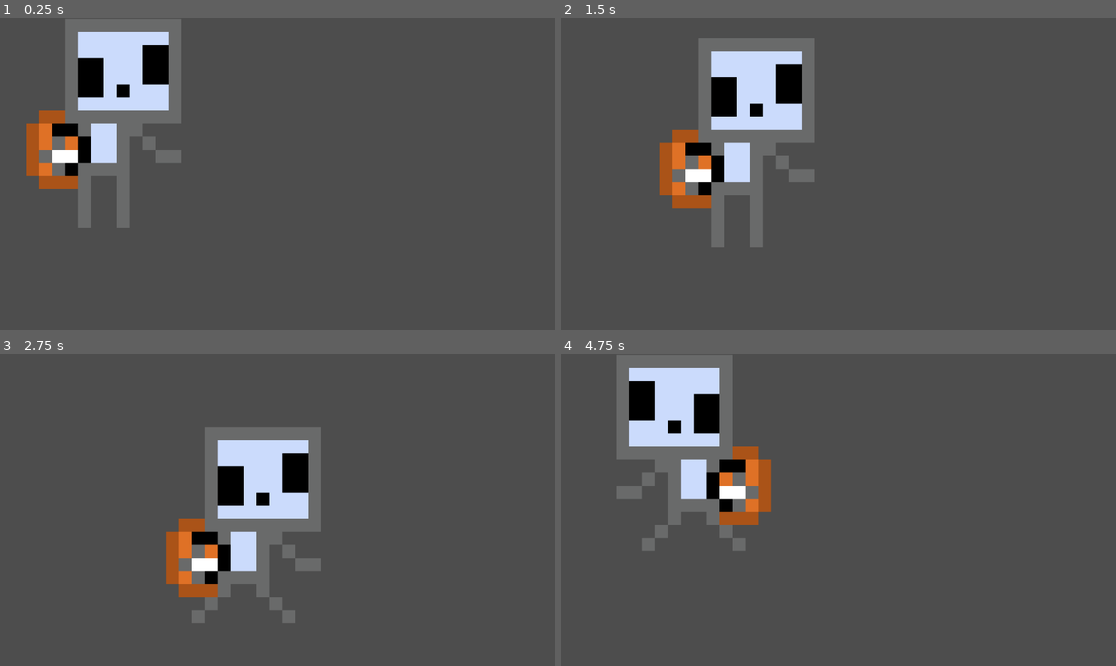
Above: before the commit, frames 1-4 (two rows, left to right).
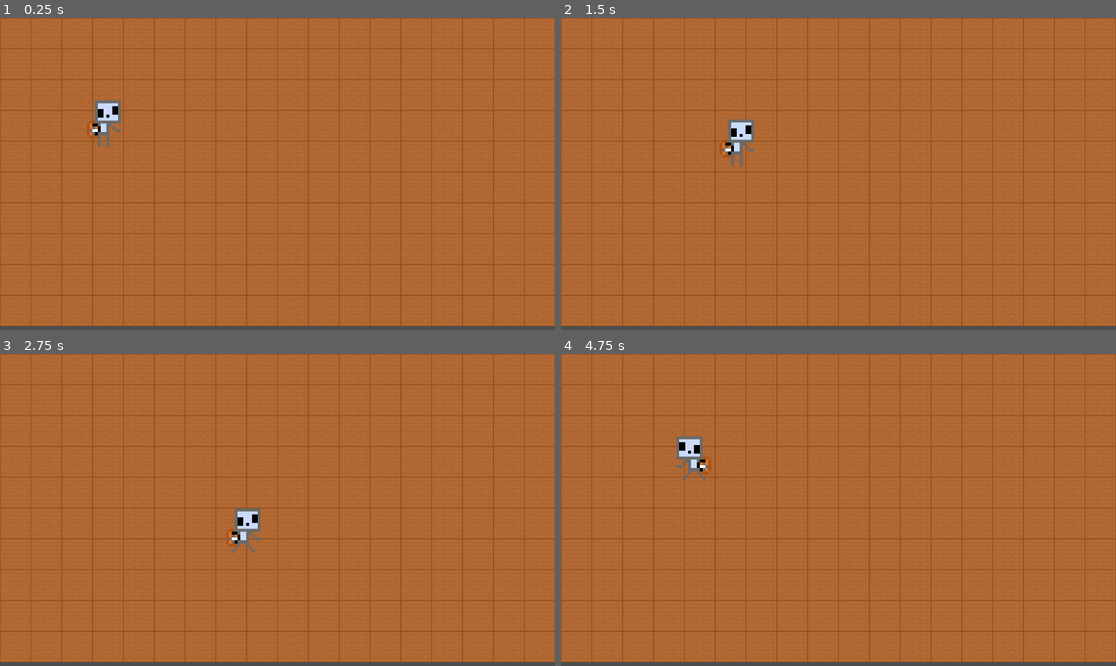
Above: after the commit, the same moments.

Repository: Micoto12/GGJ26
Game: Godot game, scene res://map.tscn
The game is run twice, just before and just after one commit, with the same random seed, the same clock (stepped at 60 frames per second) and the same inputs. Before the commit the project starts from res://node_2d.tscn.
Inputs:
- Up to frame 1 (0.25 s): no input
- Up to frame 2 (1.5 s): tap Enter at 0.5 s; hold D 0.53-1.28 s; hold S from 1.28 s (still down)
- Up to frame 3 (2.75 s): release S at 2.03 s; hold D from 2.03 s (still down)
- Up to frame 4 (4.75 s): release D at 2.78 s; hold W 2.78-3.53 s; hold A from 3.53 s (still down)

The runs differ from the first frame. In frame 1, 98% of the frame differs, in the area x 0-100%, y 0-99%; in frame 2, 98%; in frame 3, 98%; in frame 4, 98%.

Commit message:
character_amd_map_prototype

Diff:
--- a/Character.tscn
+++ b/Character.tscn
@@ -1,7 +1,10 @@
-[gd_scene load_steps=8 format=3 uid="uid://dcbqwjvagopsx"]
+[gd_scene load_steps=8 format=3 uid="uid://dxwnbayduyht2"]
 
 [ext_resource type="Script" path="res://character_body_2d.gd" id="1_88lwa"]
 [ext_resource type="Texture2D" uid="uid://cn7hyiwl7lud4" path="res://assets/player.png" id="2_2dobs"]
+
+[sub_resource type="RectangleShape2D" id="RectangleShape2D_u483r"]
+size = Vector2(102, 143.121)
 
 [sub_resource type="AtlasTexture" id="AtlasTexture_vft1h"]
 atlas = ExtResource("2_2dobs")
@@ -37,23 +40,20 @@
 "speed": 12.0
 }]
 
-[sub_resource type="RectangleShape2D" id="RectangleShape2D_u483r"]
-size = Vector2(104, 144.857)
-
 [node name="Character" type="Node2D"]
 
 [node name="CharacterBody2D" type="CharacterBody2D" parent="."]
 position = Vector2(30, 42)
 script = ExtResource("1_88lwa")
 
+[node name="CollisionShape2D" type="CollisionShape2D" parent="CharacterBody2D"]
+position = Vector2(185.7, 177.411)
+scale = Vector2(0.7, 0.679)
+shape = SubResource("RectangleShape2D_u483r")
+
 [node name="AnimatedSprite2D" type="AnimatedSprite2D" parent="CharacterBody2D"]
 texture_filter = 1
 position = Vector2(185.5, 177.215)
-scale = Vector2(26.8125, 27.1519)
+scale = Vector2(6, 6.076)
 sprite_frames = SubResource("SpriteFrames_ev7u7")
 animation = &"idle"
-
-[node name="CollisionShape2D" type="CollisionShape2D" parent="CharacterBody2D"]
-position = Vector2(185.5, 175.492)
-scale = Vector2(3.1087, 3.01688)
-shape = SubResource("RectangleShape2D_u483r")
--- a/map.tscn
+++ b/map.tscn
@@ -1,6 +1,7 @@
-[gd_scene load_steps=4 format=4 uid="uid://cgo4m8bl3tifa"]
+[gd_scene load_steps=5 format=4 uid="uid://cgo4m8bl3tifa"]
 
 [ext_resource type="Texture2D" uid="uid://vp3vh4qkqql3" path="res://wood_tile.png" id="1_466u3"]
+[ext_resource type="PackedScene" uid="uid://dxwnbayduyht2" path="res://Character.tscn" id="2_fbtar"]
 
 [sub_resource type="TileSetAtlasSource" id="TileSetAtlasSource_o1lpb"]
 texture = ExtResource("1_466u3")
@@ -16,3 +17,5 @@
 [node name="TileMapLayer" type="TileMapLayer" parent="."]
 tile_map_data = PackedByteArray("AAAAAAAAAQAAAAAAAAABAAAAAQAAAAAAAAAAAAEAAQAAAAAAAAABAAEAAQAAAAAAAAACAAAAAQAAAAAAAAACAA …(2800 unchanged characters)…
 tile_set = SubResource("TileSet_7m4yd")
+
+[node name="Character" parent="." instance=ExtResource("2_fbtar")]
--- a/node_2d.tscn
+++ /dev/null
@@ -1,59 +0,0 @@
-[gd_scene load_steps=8 format=3 uid="uid://dcbqwjvagopsx"]
-
-[ext_resource type="Script" path="res://character_body_2d.gd" id="1_88lwa"]
-[ext_resource type="Texture2D" uid="uid://cn7hyiwl7lud4" path="res://assets/player.png" id="2_2dobs"]
-
-[sub_resource type="AtlasTexture" id="AtlasTexture_vft1h"]
-atlas = ExtResource("2_2dobs")
-region = Rect2(0, 0, 16, 16)
-
-[sub_resource type="AtlasTexture" id="AtlasTexture_aplu1"]
-atlas = ExtResource("2_2dobs")
-region = Rect2(16, 0, 16, 16)
-
-[sub_resource type="AtlasTexture" id="AtlasTexture_wrnhd"]
-atlas = ExtResource("2_2dobs")
-region = Rect2(0, 0, 16, 16)
-
-[sub_resource type="SpriteFrames" id="SpriteFrames_ev7u7"]
-animations = [{
-"frames": [{
-"duration": 1.0,
-"texture": SubResource("AtlasTexture_vft1h")
-}],
-"loop": true,
-"name": &"idle",
-"speed": 5.0
-}, {
-"frames": [{
-"duration": 1.0,
-"texture": SubResource("AtlasTexture_aplu1")
-}, {
-"duration": 1.0,
-"texture": SubResource("AtlasTexture_wrnhd")
-}],
-"loop": true,
-"name": &"run",
-"speed": 12.0
-}]
-
-[sub_resource type="RectangleShape2D" id="RectangleShape2D_u483r"]
-size = Vector2(104, 144.857)
-
-[node name="Character" type="Node2D"]
-
-[node name="CharacterBody2D" type="CharacterBody2D" parent="."]
-position = Vector2(30, 42)
-script = ExtResource("1_88lwa")
-
-[node name="AnimatedSprite2D" type="AnimatedSprite2D" parent="CharacterBody2D"]
-texture_filter = 1
-position = Vector2(185.5, 177.215)
-scale = Vector2(26.8125, 27.1519)
-sprite_frames = SubResource("SpriteFrames_ev7u7")
-animation = &"idle"
-
-[node name="CollisionShape2D" type="CollisionShape2D" parent="CharacterBody2D"]
-position = Vector2(185.5, 175.492)
-scale = Vector2(3.1087, 3.01688)
-shape = SubResource("RectangleShape2D_u483r")
--- a/project.godot
+++ b/project.godot
@@ -11,6 +11,6 @@
 [application]
 
 config/name="GGJ_Mask"
-run/main_scene="res://node_2d.tscn"
+run/main_scene="res://map.tscn"
 config/features=PackedStringArray("4.3", "Forward Plus")
 config/icon="res://icon.svg"
